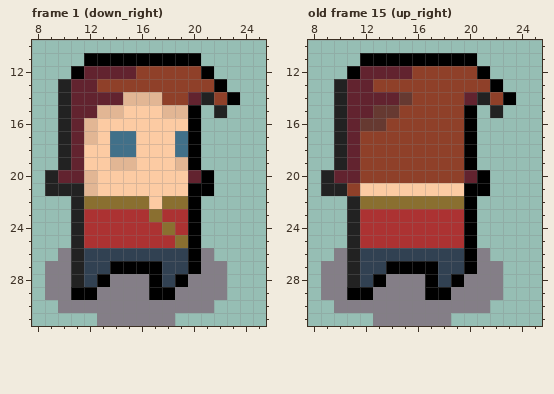
Edited in one commit: pixel-art file (Assets/animations/player/player_idle.aseprite). The picture above is the old version.
32x32 pixels, 27 frames. Shown: frame 1 (down_right): x 8..25, y 10..31; old frame 15 (up_right): x 8..25, y 10..31. The commit also changed other frames, which this record leaves out.
Once edited:
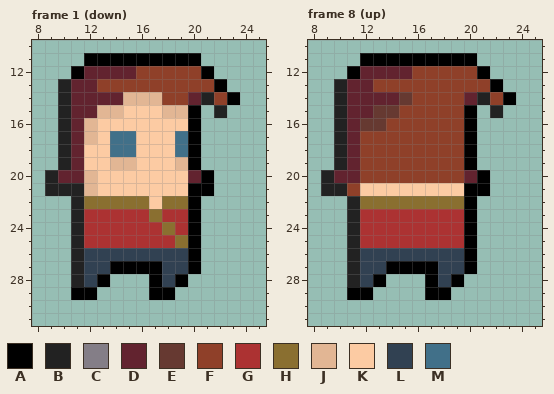
Palette (. is transparent): A #000000  B #222222  C #847e87  D #62232f  E #663931  F #8f4029  G #ac3232  H #8a6f30  J #e2b694  K #fccba3  L #314152  M #417089
A new or re-ordered frame is compared with the old frame closest to it.
The edit:
frames re-ordered
Frame 1 (down), layer "Shadow":
The author cleared colour C in row 26 at x 10 and 21; in row 27 at x 9 to 10 and 21 to 22; in row 28 at x 9 to 10, 14 to 16 and 20 to 22; in row 29 at x 9 to 10, 13 to 16 and 19 to 22; in row 30 at x 10 to 21; in row 31 at x 13 to 18.
Frame 8 (up) against old frame 15 (up_right), layer "Shadow": the same change as frame 1 (down)
Where, in picture pixels (left, top, right, bottom), the same in both pictures:
erased: (45, 248, 227, 326)
erased: (321, 248, 503, 326)
